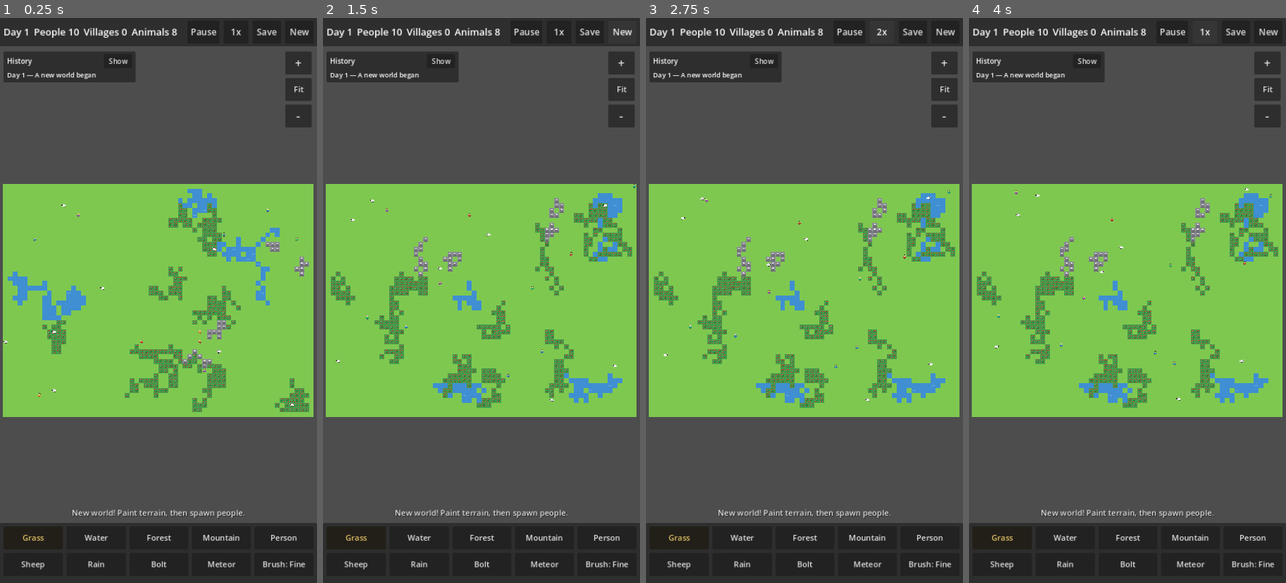
Above: before the commit, frames 1-4 (left to right).
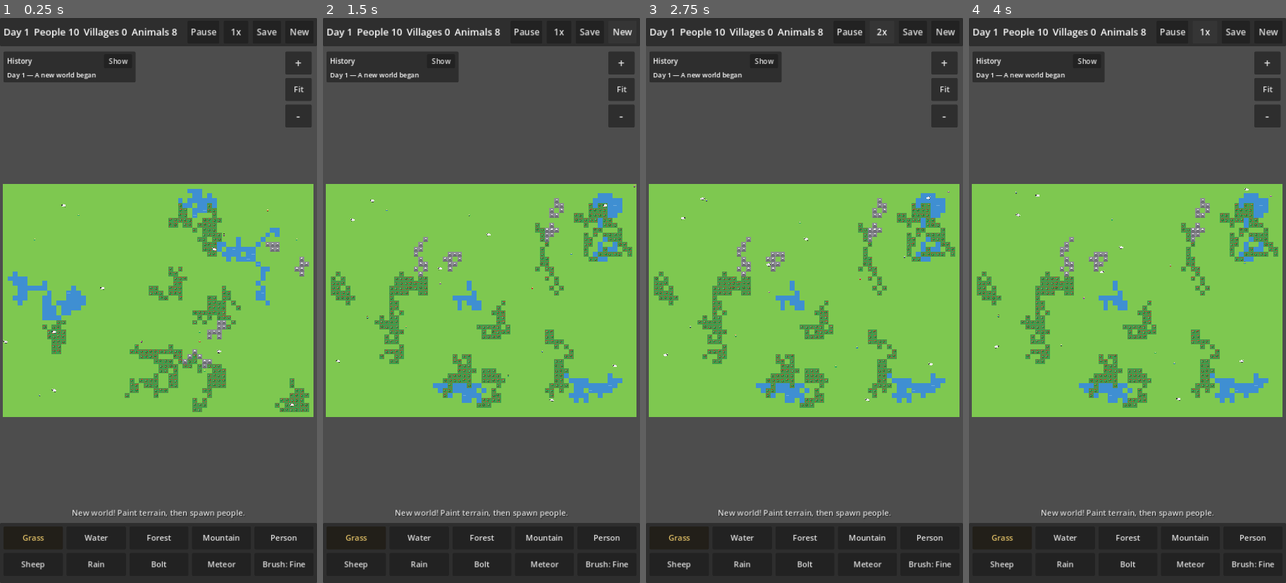
Above: after the commit, the same moments.

Repository: PranayR8/God-Simulator
Game: Godot game, scene res://main.tscn
The game is run twice, just before and just after one commit, with the same random seed, the same clock (stepped at 60 frames per second) and the same inputs.
Inputs:
- Up to frame 1 (0.25 s): no input
- Up to frame 2 (1.5 s): click "New" at 0.5 s; click "New" at 1.25 s
- Up to frame 3 (2.75 s): click "1x" at 2 s
- Up to frame 4 (4 s): click "2x" at 2.75 s; click "4x" at 3.5 s

The runs differ from the first frame. In frame 1, less than 0.1% of the frame differs, in the area x 10-95%, y 33-68%; in frame 2, less than 0.1%, in the area x 13-99%, y 29-64%; in frame 3, less than 0.1%; in frame 4, less than 0.1%.

Commit message:
God Simulator — Godot project + web export (GitHub Pages)

Diff:
--- a/scripts/agent.gd
+++ b/scripts/agent.gd
@@ -29,12 +29,25 @@
 var target: Vector2 = Vector2.ZERO
 var has_target: bool = false
 var breed_cooldown: float = 0.0  # ticks until this agent may breed again
-var age: float = 0.0  # age in ticks (unused in v1, kept for v2 ideas)
+var age: float = 0.0  # age in ticks (120 ticks = 1 day); drives the life stages below
 ## Hunger & health (Phase 2, people only — sheep don't go hungry).
 ## hunger 0 = full, 100 = starving; it rises every tick and eating a
 ## berry lowers it. While starving, health drains; at 0 the person dies.
 var hunger: float = 0.0
 var health: float = 100.0
+
+## Life stages (Phase 3, people only). Age is in ticks; a day is 120
+## ticks, so a child is under 12 days, an elder is 50 days or older,
+## and a randomized lifespan of 60–90 days decides when old age kills.
+const CHILD_TICKS := 1440.0        # 12 days
+const ELDER_TICKS := 6000.0        # 50 days
+const MIN_LIFESPAN_TICKS := 7200.0   # 60 days
+const MAX_LIFESPAN_TICKS := 10800.0  # 90 days
+const ELDER_SPEED_FACTOR := 0.6   # elders walk slower
+
+## The age (in ticks) at which old age kills this person, randomized
+## at birth. Sheep don't age — it stays 0 for them.
+var lifespan: float = 0.0
 var shirt_color: Color = Color("#2980b9")
 var hair_color: Color = Color("#2c2118")
 var village: int = -1  # index into Villages.villages; -1 = no village yet (a nomad)
@@ -45,6 +58,17 @@
 	if kind == Kind.PERSON:
 		shirt_color = SHIRT_COLORS[randi() % SHIRT_COLORS.size()]
 		hair_color = HAIR_COLORS[randi() % HAIR_COLORS.size()]
+		lifespan = randf_range(MIN_LIFESPAN_TICKS, MAX_LIFESPAN_TICKS)
+
+func is_child() -> bool:
+	return kind == Kind.PERSON and age < CHILD_TICKS
+
+func is_elder() -> bool:
+	return kind == Kind.PERSON and age >= ELDER_TICKS
 
 func speed() -> float:
-	return PERSON_SPEED if kind == Kind.PERSON else SHEEP_SPEED
+	if kind == Kind.SHEEP:
+		return SHEEP_SPEED
+	if is_elder():
+		return PERSON_SPEED * ELDER_SPEED_FACTOR
+	return PERSON_SPEED
--- a/scripts/agents.gd
+++ b/scripts/agents.gd
@@ -8,7 +8,13 @@
 const MAX_PEOPLE := 260
 const MAX_SHEEP := 140
 const BREED_TIME := 60.0  # ticks of cooldown after breeding (15s at 1x)
-const BREED_CHANCE := 0.003  # per tick, per agent standing next to a mate
+# Per tick, per agent standing next to a mate. Tuned down from 0.003 in
+# Phase 3: now that people die (starvation, old age), births must be
+# slow enough that the population finds a balance instead of exploding
+# past the food limit and jamming at the cap. (The hunger gate below
+# does the rest: only the well-fed breed, so a village that outgrows
+# its food stops growing until its food catches up.)
+const BREED_CHANCE := 0.001
 
 ## Hunger (Phase 2, people only). Hunger rises every tick; at 100 the
 ## person is starving and health drains. A berry restores 50 hunger,
@@ -36,6 +42,10 @@
 ## nomad; Main logs it (aggregated per village per day, like births).
 signal starved(village_name: String)
 
+## Emitted when a person dies of old age. village_name is "" for a
+## nomad; Main logs it (aggregated per village per day).
+signal old_age_died(village_name: String)
+
 var _rng := RandomNumberGenerator.new()
 
 func _ready() -> void:
@@ -91,6 +101,9 @@
 			if _update_hunger(a):
 				# Starved to death — removed from the list, so don't
 				# advance i; the next agent slid into this slot.
+				continue
+			if _update_aging(a):
+				# Died of old age — same removal, same rule.
 				continue
 			_try_eat(a)
 		_move_agent(a, dt)
@@ -115,6 +128,18 @@
 		# Fed: slowly recover any health lost to an earlier hunger spell.
 		a.health = minf(HEALTH_MAX, a.health + HEALTH_REGEN_PER_TICK)
 	return false
+
+## Old age: when a person's age reaches their randomized lifespan,
+## they die. Returns true if they died (and removes them from the list).
+func _update_aging(a: SimAgent) -> bool:
+	if a.age < a.lifespan:
+		return false
+	var home_name := ""
+	if a.village >= 0 and villages != null and a.village < villages.villages.size():
+		home_name = villages.villages[a.village].name
+	agents.erase(a)
+	old_age_died.emit(home_name)
+	return true
 
 ## If this person is hungry and stands on (or next to) a forest tile
 ## with berries, eat one: the berry is gone, hunger drops.
@@ -234,6 +259,15 @@
 	for a in agents.duplicate():
 		if a.breed_cooldown > 0.0:
 			continue
+		if a.is_child():
+			# Children are too young to have children of their own.
+			continue
+		if a.kind == SimAgent.Kind.PERSON and a.hunger >= HUNGER_SEEK:
+			# Only the well-fed breed. A village that outgrows its food
+			# stops growing until its food catches up — this is what
+			# lets the population settle at what the land can feed
+			# instead of exploding to the cap and starving.
+			continue
 		var cap := MAX_PEOPLE if a.kind == SimAgent.Kind.PERSON else MAX_SHEEP
 		var total := people if a.kind == SimAgent.Kind.PERSON else sheep
 		if total >= cap:
@@ -298,25 +332,29 @@
 
 ## A person, about one tile tall: legs, a coloured tunic, arms, a head
 ## with a hair cap. A small bob while walking keeps them feeling alive.
+## Age shows: children are drawn smaller, elders keep full size but
+## with grey hair (and they walk slower — see SimAgent.speed()).
 func _draw_person(a: SimAgent) -> void:
 	var bob := sin(a.age * 0.9) * 1.0
 	var p := a.pos + Vector2(0, bob)
 	var skin := SimAgent.PERSON_COLOR
 	var dark := Color("#5a4632")
+	var sc := 0.62 if a.is_child() else 1.0
+	var hair := Color("#b0b0b0") if a.is_elder() else a.hair_color
 	# Legs.
-	draw_line(p + Vector2(-2.5, 4), p + Vector2(-2.5, 9), dark, 2.0)
-	draw_line(p + Vector2(2.5, 4), p + Vector2(2.5, 9), dark, 2.0)
+	draw_line(p + Vector2(-2.5, 4) * sc, p + Vector2(-2.5, 9) * sc, dark, 2.0 * sc)
+	draw_line(p + Vector2(2.5, 4) * sc, p + Vector2(2.5, 9) * sc, dark, 2.0 * sc)
 	# Tunic: shoulders to hem.
 	draw_colored_polygon(PackedVector2Array([
-		p + Vector2(-5, -2), p + Vector2(5, -2),
-		p + Vector2(6.5, 5), p + Vector2(-6.5, 5),
+		p + Vector2(-5, -2) * sc, p + Vector2(5, -2) * sc,
+		p + Vector2(6.5, 5) * sc, p + Vector2(-6.5, 5) * sc,
 	]), a.shirt_color)
 	# Arms.
-	draw_line(p + Vector2(-5, -1), p + Vector2(-7.5, 3), a.shirt_color, 2.0)
-	draw_line(p + Vector2(5, -1), p + Vector2(7.5, 3), a.shirt_color, 2.0)
+	draw_line(p + Vector2(-5, -1) * sc, p + Vector2(-7.5, 3) * sc, a.shirt_color, 2.0 * sc)
+	draw_line(p + Vector2(5, -1) * sc, p + Vector2(7.5, 3) * sc, a.shirt_color, 2.0 * sc)
 	# Head with a hair cap on top.
-	draw_circle(p + Vector2(0, -6), 3.6, skin)
-	draw_arc(p + Vector2(0, -6), 3.6, PI, TAU, 10, a.hair_color, 2.2)
+	draw_circle(p + Vector2(0, -6) * sc, 3.6 * sc, skin)
+	draw_arc(p + Vector2(0, -6) * sc, 3.6 * sc, PI, TAU, 10, hair, 2.2 * sc)
 
 ## A sheep: fluffy white body, four dark legs, a dark head at the front
 ## (facing whichever way it is walking), a wool tuft and an ear.
--- a/scripts/event_log.gd
+++ b/scripts/event_log.gd
@@ -84,6 +84,34 @@
 		return "A villager of %s died of starvation" % village_name
 	return "%d villagers of %s died of starvation" % [count, village_name]
 
+## A death by old age (village_name "" = nomad). Aggregated like
+## births and starvation deaths: several elders dying in one village
+## on one day become one line.
+func add_old_age_death(day: int, village_name: String) -> void:
+	if not entries.is_empty():
+		var last: Dictionary = entries[entries.size() - 1]
+		if String(last.get("kind", "")) == "old_age" \
+				and int(last.get("day", -1)) == day \
+				and String(last.get("village", "")) == village_name:
+			var count := int(last.get("count", 1)) + 1
+			last["count"] = count
+			last["text"] = _old_age_text(village_name, count)
+			changed.emit()
+			return
+	entries.append({
+		"day": day, "text": _old_age_text(village_name, 1), "kind": "old_age",
+		"village": village_name, "count": 1,
+	})
+	_trim()
+	changed.emit()
+
+func _old_age_text(village_name: String, count: int) -> String:
+	if village_name == "":
+		return "A nomad died of old age" if count == 1 else "%d nomads died of old age" % count
+	if count == 1:
+		return "An elder of %s died of old age" % village_name
+	return "%d elders of %s died of old age" % [count, village_name]
+
 func _trim() -> void:
 	while entries.size() > MAX_ENTRIES:
 		entries.pop_front()
--- a/scripts/main.gd
+++ b/scripts/main.gd
@@ -58,6 +58,7 @@
 	# the day and writes them into the log, and the HUD redraws.
 	agents.child_born.connect(_on_child_born)
 	agents.starved.connect(_on_starved)
+	agents.old_age_died.connect(_on_old_age_died)
 	villages.village_founded.connect(_on_village_founded)
 	villages.people_joined.connect(_on_people_joined)
 	event_log.changed.connect(_on_log_changed)
@@ -334,6 +335,9 @@
 func _on_starved(village_name: String) -> void:
 	event_log.add_starvation_death(day, village_name)
 
+func _on_old_age_died(village_name: String) -> void:
+	event_log.add_old_age_death(day, village_name)
+
 func _on_village_founded(village_name: String) -> void:
 	event_log.add(day, "%s was founded" % village_name)
 
--- a/scripts/save_system.gd
+++ b/scripts/save_system.gd
@@ -15,7 +15,7 @@
 
 func save_game(world: GodSimWorld, agents: Agents, villages: Villages, event_log: EventLog, day: int, ticks: int) -> bool:
 	var data := {
-		"version": 2,
+		"version": 3,
 		"seed": world.seed_value,
 		"day": day,
 		"ticks": ticks,
@@ -53,8 +53,11 @@
 	for a in agents.agents:
 		# Hunger/health only matter for people (sheep don't go hungry),
 		# but storing them for everyone keeps the format uniform; old
-		# saves without them load as full and healthy.
-		out.append({"kind": a.kind, "x": a.pos.x, "y": a.pos.y, "hunger": a.hunger, "health": a.health})
+		# saves without them load as full and healthy. Age and lifespan
+		# are likewise stored for everyone (sheep keep 0, which they
+		# ignore) so a loaded world keeps its generations instead of
+		# resetting everyone to a newborn.
+		out.append({"kind": a.kind, "x": a.pos.x, "y": a.pos.y, "hunger": a.hunger, "health": a.health, "age": a.age, "lifespan": a.lifespan})
 	return out
 
 ## Berries as a flat list of [x, y, count] triples (only tiles that
@@ -104,6 +107,11 @@
 		var na := SimAgent.new(kind, pos)
 		na.hunger = float(d.get("hunger", 0.0))
 		na.health = float(d.get("health", 100.0))
+		na.age = float(d.get("age", 0.0))
+		# Old saves have no lifespan — keep the fresh random one from
+		# _init instead of inventing a value.
+		if d.has("lifespan"):
+			na.lifespan = float(d.get("lifespan", 0.0))
 		agents.agents.append(na)
 	villages.clear_all()
 	for item in data.get("villages", []):
--- a/scripts/village.gd
+++ b/scripts/village.gd
@@ -140,6 +140,13 @@
 ## village right next door — the exact thing this rule exists to
 ## prevent. The population radius is the village's real sphere of
 ## influence.
+## The distance is measured to the CLOSEST member of the group, not to
+## the candidate tile: a group is a spread-out handful of people, and
+## the candidate is whichever one the scan happened to pick — if the
+## nearest member is within the village's reach, the group is touching
+## the village and joins. Measuring to one arbitrary member made the
+## join flaky (a person who wandered a tile or two further out could
+## veto the whole group's join).
 ## This also covers a group standing inside a territory — founding
 ## runs before claiming on the same tick, so without this check a
 ## group inside a village's own land could found a second village
@@ -154,15 +161,28 @@
 			best = v
 	if best == null:
 		return false
-	if best_d > influence_radius_tiles(best):
-		return false
 	var center := world.tile_to_world(tile.x, tile.y)
 	var idx := villages.find(best)
-	var joined := 0
+	# The group: unassigned people within FOUND_RADIUS of the candidate.
+	var group: Array = []
 	for a in agents.agents:
 		if a.kind == SimAgent.Kind.PERSON and a.village < 0 and a.pos.distance_to(center) <= FOUND_RADIUS * GodSimWorld.TILE:
-			a.village = idx
-			joined += 1
+			group.append(a)
+	if group.is_empty():
+		return false
+	# Closest member to the village decides whether the group is near.
+	var home := world.tile_to_world(best.tile.x, best.tile.y)
+	var closest := INF
+	for a in group:
+		var d: float = a.pos.distance_to(home) / GodSimWorld.TILE
+		if d < closest:
+			closest = d
+	if closest > influence_radius_tiles(best):
+		return false
+	var joined := 0
+	for a in group:
+		a.village = idx
+		joined += 1
 	if joined > 0:
 		people_joined.emit(best.name, joined)
 		return true
Not shown, changed: ROADMAP.md
Not shown, changed: docs/index.pck
